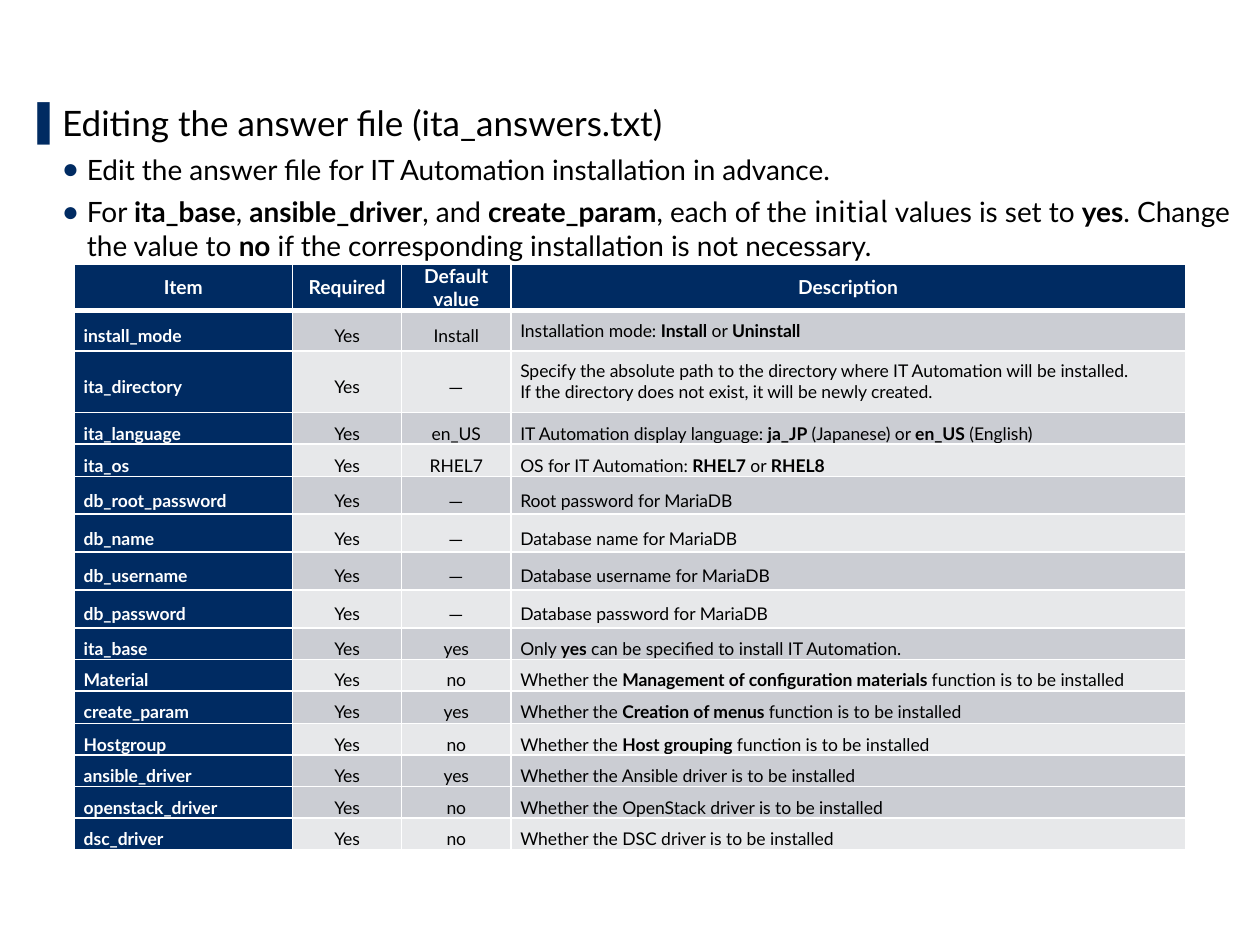
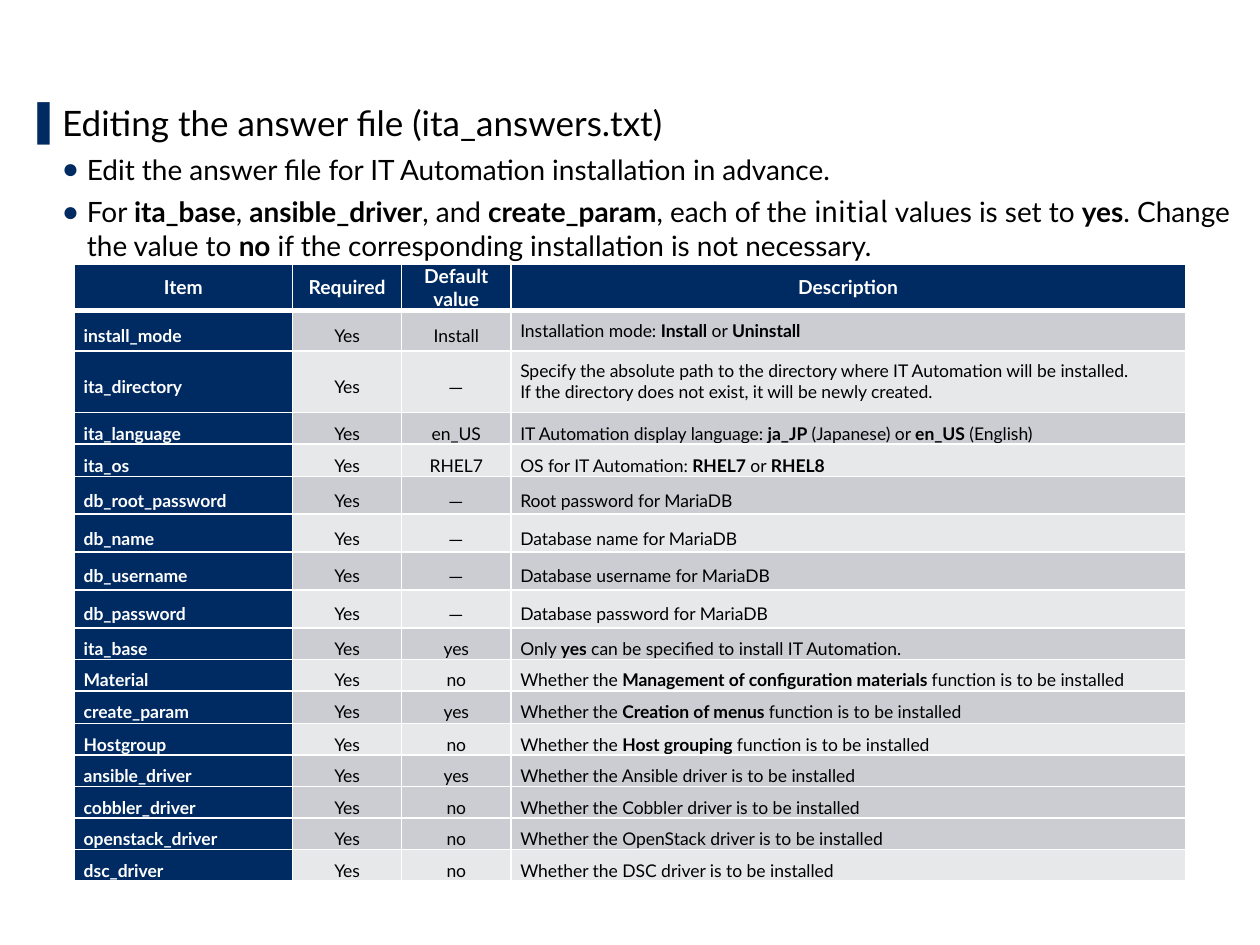
Before and after one commit to exastro-suite/it-automation-docs, a slide deck: slide 16 of asset/Learn/ITA-online-install_en.pptx. Drawn at 1260x945 pixels with LibreOffice and Linux fonts; fonts in the diff are those of the drawing; background and template pictures are left out. Boxes give left, top, right and bottom in pixels: in the first picture for what was removed or moved away, otherwise in the second. Text is boxed around its words. In the diff, an @@ line names an element or a change of style, - is before the commit and + after.

Commit message:
2020/01/29 15:01:24

```diff
--- a/asset/Learn/ITA-online-install_en.pptx
+++ b/asset/Learn/ITA-online-install_en.pptx
@@ table at [74, 265, 1187, 885] @@
+row 15: cobbler_driver | Yes | no | Whether the Cobbler driver is to be installed
```
Also in this commit, not shown: 1 other slide changed.
